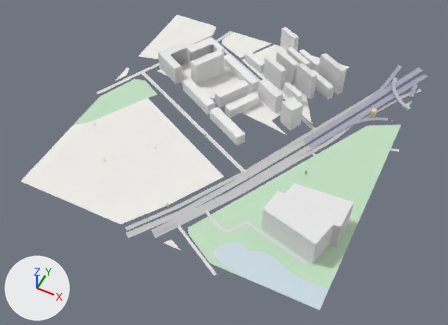
Renders of the glTF model white-model-six-districts/chunks/110_112_high.glb from each side of a commit.
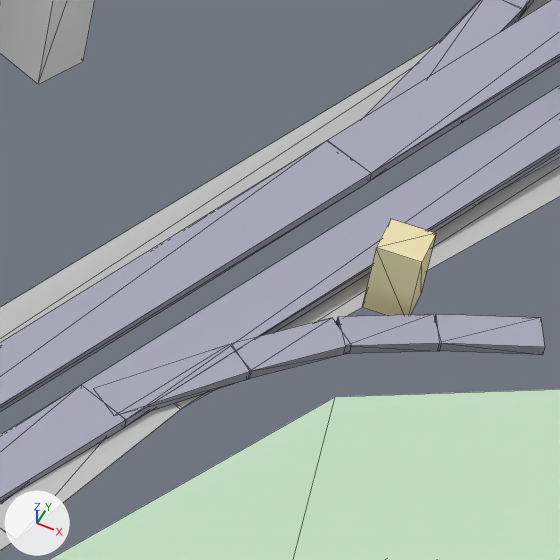
The first picture shows the older version from a 50 mm camera at (-4433.0, -5920.0, 758.0) aimed at (-4743.0, -5299.0, -17.0). The close-ups show the older and then the newer version on the part from 75% to 87% of the width and 27% to 44% of the height of that picture. Only the edits that show in the close-ups are written down. Lighting does not change. The marker at lower left points along +X, +Y and +Z. The close-ups show mesh edges as thin lines. Vertices at exactly the same position are counted once.
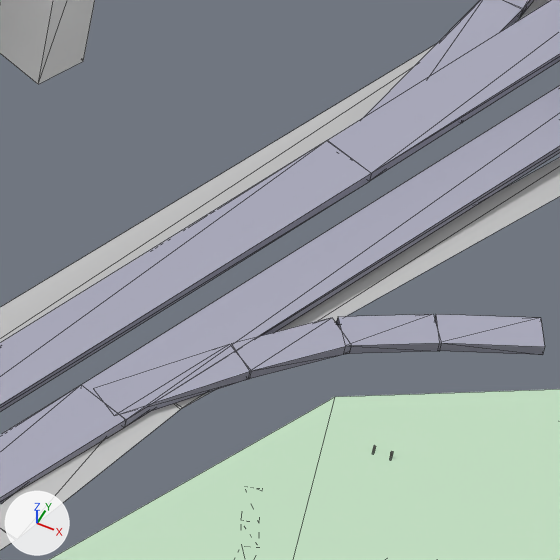
What differs and where, as boxes [x1, y1, x2, y2] in the close-ups (560 x 560 px):
part 1 of me_mesh_0, deleted (beige): before [362, 219, 436, 315]

What the commit changed:
me_mesh_0 is used by ob_mesh_0; location (0.0, 0.0, 0.0).
me_mesh_0 had 865 vertices, 813 faces and spanned x -5012.0..-4486.0, y -5516.0..-4961.0, z 7.0..62.0.
me_mesh_0 now has 1133 vertices, 959 faces and spans x -5012.0..-4486.0, y -5516.0..-4961.0, z 7.0..62.0.
me_mesh_0 part 1: the loose piece of 8 vertices spanning x -4554.0..-4546.0, y -5112.0..-5104.0, z 9.0..23.0 is deleted.
Other edits to the shape of me_mesh_0 do not show in these pictures.
